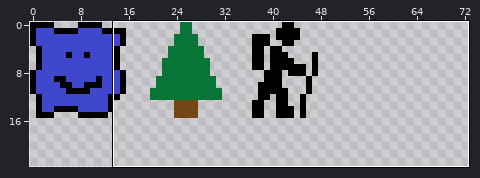
One commit to this sprite sheet: src/testasset.png. Above: a wide view before the commit, with the close-up outlined.
Close-up. The starting point:
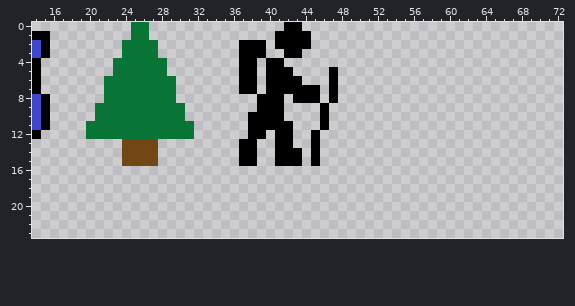
The file is 128x128 pixels. Shown: x 14..72, y 0..23. The wide view leaves out empty margins.
The result:
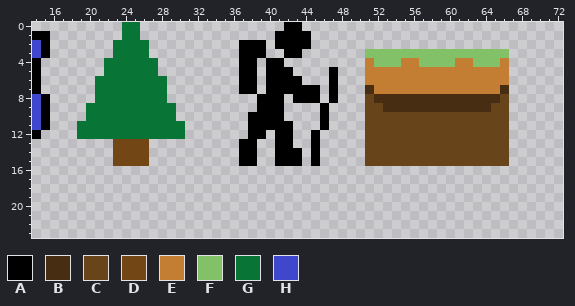
Palette (. is transparent): A #000000  B #472d12  C #68441b  D #724715  E #c47e33  F #83c168  G #087435  H #3f48cc
Diff:
The edit adds colour B in row 7 at x 51 and 66; in row 8 at x 52 to 65; in row 9 at x 53 to 64.
The edit adds colour C in row 8 at x 51 and 66; in row 9 at x 51 to 52 and 65 to 66; in rows 10 to 15 at x 51 to 66.
The edit adds colour D in rows 13 to 15 at x 23.
The edit adds colour E in row 4 at x 51, 55 to 56, 61 to 62 and 66; in rows 5 to 6 at x 51 to 66; in row 7 at x 52 to 65.
The edit adds colour F in row 3 at x 51 to 66; in row 4 at x 52 to 54, 57 to 60 and 63 to 65.
The edit adds colour G in rows 0 to 1 at x 24; in rows 2 to 3 at x 23; in rows 4 to 5 at x 22; in rows 6 to 8 at x 21; in rows 9 to 10 at x 20; in rows 11 to 12 at x 19.
The author cleared colour D in rows 13 to 15 at x 27.
The author cleared colour G in rows 0 to 1 at x 26; in rows 2 to 3 at x 27; in rows 4 to 5 at x 28; in rows 6 to 8 at x 29; in rows 9 to 10 at x 30; in rows 11 to 12 at x 31.
Changed places in both close-ups, as pixel boxes (x1, y1, x2, y2):
changed: (77, 22, 194, 166)
added: (365, 49, 509, 166)
